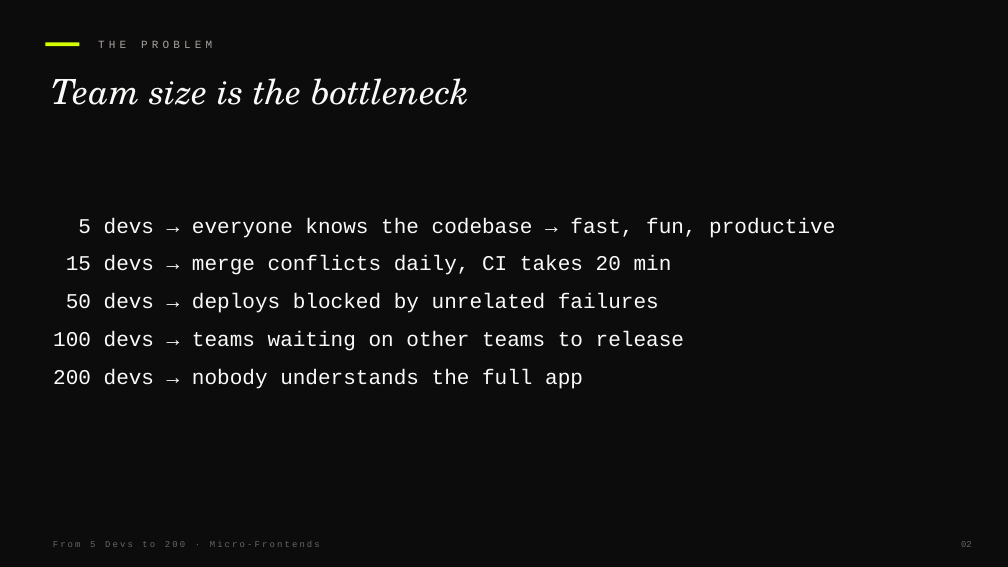
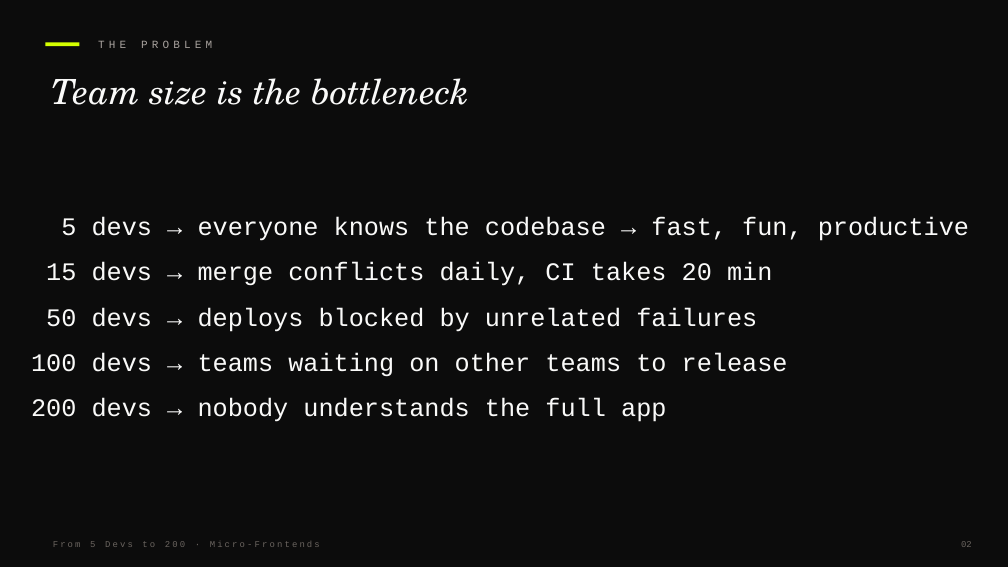
Before and after one commit to devlinduldulao/module-federation-demo, a slide deck: slide 3 of presentation/module-federation.pptx. Drawn at 1008x567 pixels with LibreOffice and Linux fonts; fonts in the diff are those of the drawing. Boxes give left, top, right and bottom in pixels: in the first picture for what was removed or moved away, otherwise in the second. Text is boxed around its words. In the diff, an @@ line names an element or a change of style, - is before the commit and + after.

```diff
--- a/presentation/module-federation.pptx
+++ b/presentation/module-federation.pptx
@@ text "5 devs → everyone knows ...": place and size @@
-text "5 devs → everyone knows ..." at (53, 218, 835, 389)
+text "5 devs → everyone knows ..." at (31, 216, 969, 422)
@@ text "5 devs → everyone knows ..." at (31, 216, 969, 422): size 20 to 24 pt @@
```
Also in this commit, not shown: 15 other slides changed, 1 slide removed.
